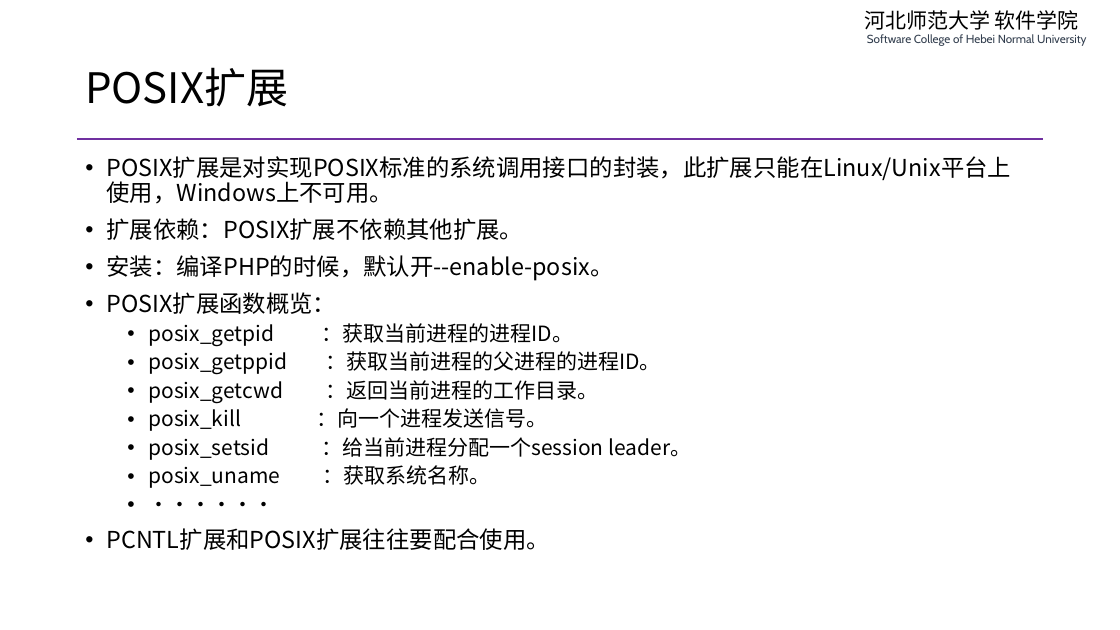
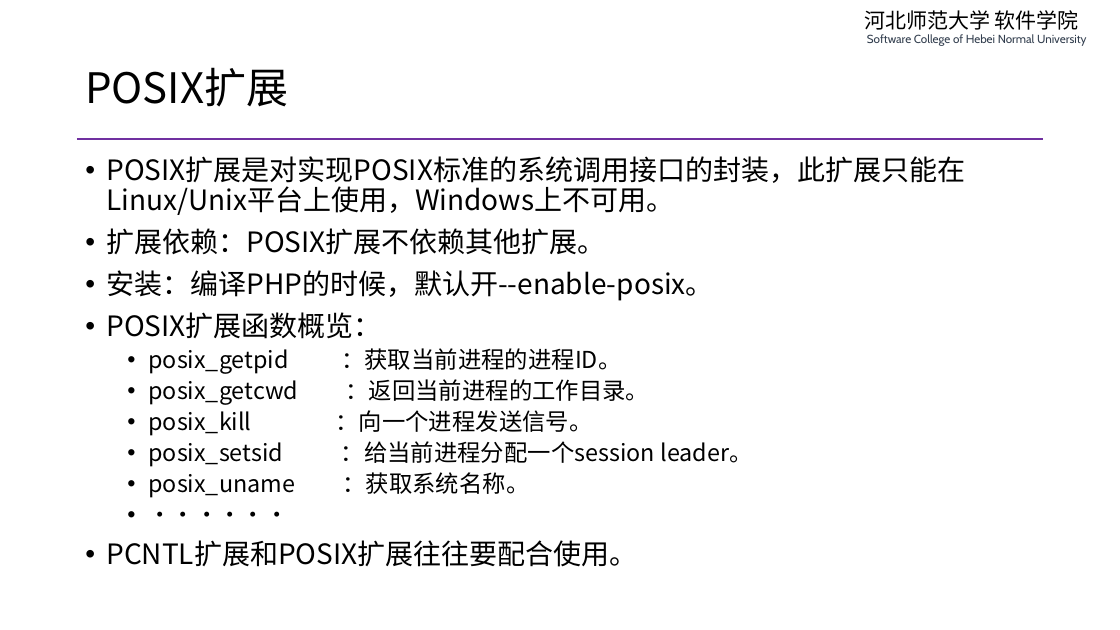
Before and after one commit to edu2act/course-php-serverside-development-on-linux, a slide deck: slide 7 of materials/slides/ch06-php-process-control.pptx. Drawn at 1120x630 pixels with LibreOffice and Linux fonts; fonts in the diff are those of the drawing. Boxes give left, top, right and bottom in pixels: in the first picture for what was removed or moved away, otherwise in the second. Text is boxed around its words. In the diff, an @@ line names an element or a change of style, - is before the commit and + after.

```diff
--- a/materials/slides/ch06-php-process-control.pptx
+++ b/materials/slides/ch06-php-process-control.pptx
@@ text "POSIX扩展是对实现POSIX标准的系统调用接口的封装，此扩展只能在Linux/Unix平台上使用，Windows上不 ..." at bbox=[106, 156, 965, 567]: size 20 to 24 pt in "POSIX扩展是对实现POSIX标准的系统调用接口的封装，此扩展只能在Linux/Unix平台上使用，Windows上不 ...", "扩展依赖：POSIX扩展不依赖其他扩展。", "安装：编译PHP的时候，默认开--enable-posix。", "POSIX扩展函数概览：" and 1 more places; size 18 to 20 pt in "posix_getpid ：获取当前进程的进程ID。", "posix_getcwd ：返回当前进程的工作目录。", "posix_kill ：向一个进程发送信号。", "posix_setsid ：给当前进程分配一个session leader。" and 2 more places @@
@@ text at bbox=[325, 351, 661, 371]: paragraph removed @@
-  • posix_getppid ：获取当前进程的父进程的进程ID。
```
Also in this commit, not shown: 7 other slides changed, 3 other files.
